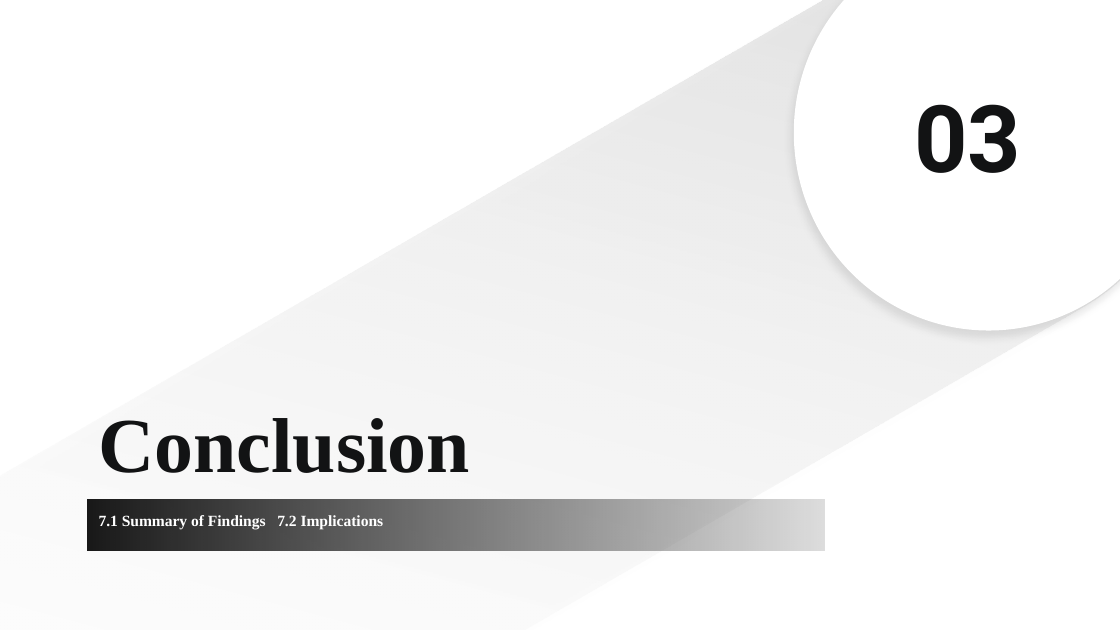
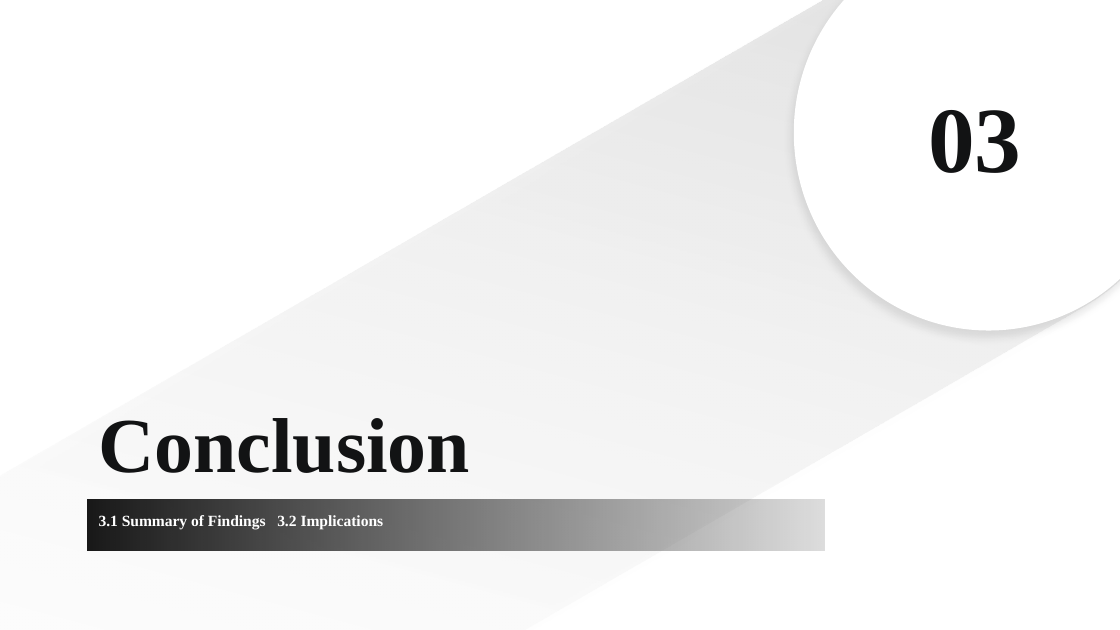
Before and after one commit to zeron-G/Final_Project, a slide deck: slide 47 of upload/G2-FinalPPT.pptx. Drawn at 1120x630 pixels with LibreOffice and Linux fonts; fonts in the diff are those of the drawing; background and template pictures are left out. Boxes give left, top, right and bottom in pixels: in the first picture for what was removed or moved away, otherwise in the second. Text is boxed around its words. In the diff, an @@ line names an element or a change of style, - is before the commit and + after.

```diff
--- a/upload/G2-FinalPPT.pptx
+++ b/upload/G2-FinalPPT.pptx
@@ title "03" at bbox=[928, 110, 1021, 173]: font Roboto to Times New Roman @@
@@ subtitle at bbox=[99, 515, 384, 530]: text changed @@
-7.1 Summary of Findings 7.2 Implications
+3.1 Summary of Findings 3.2 Implications
```
Also in this commit, not shown: 1 slide removed, 2 other files.
